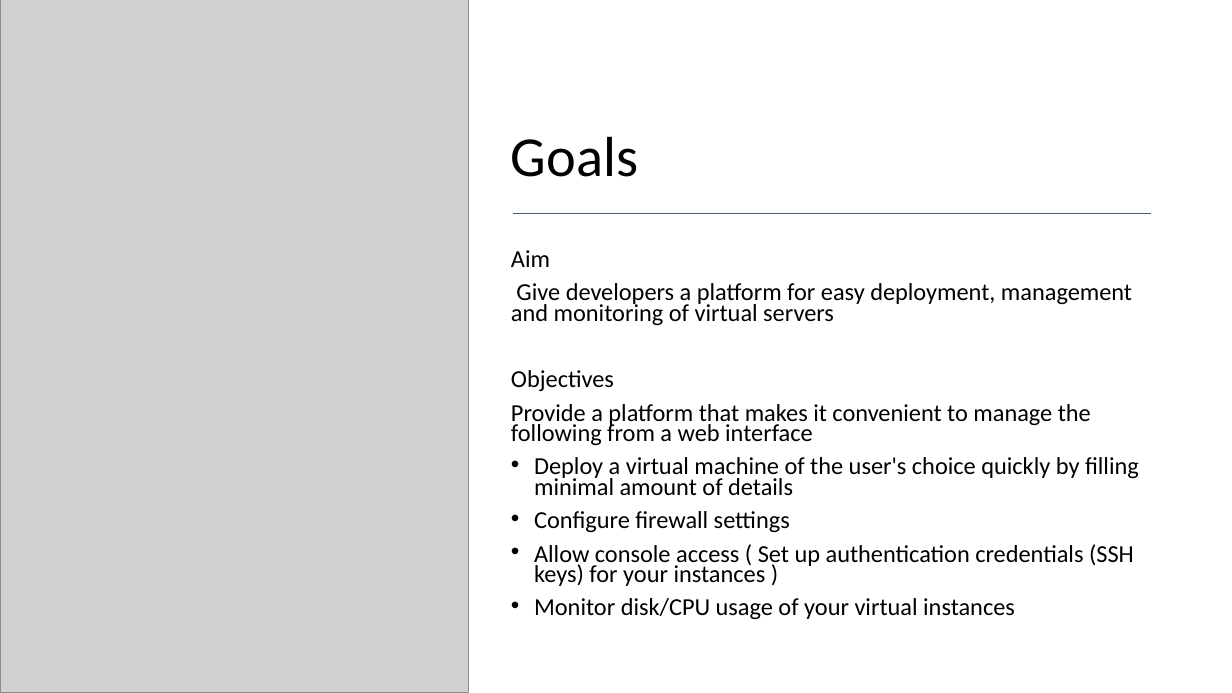
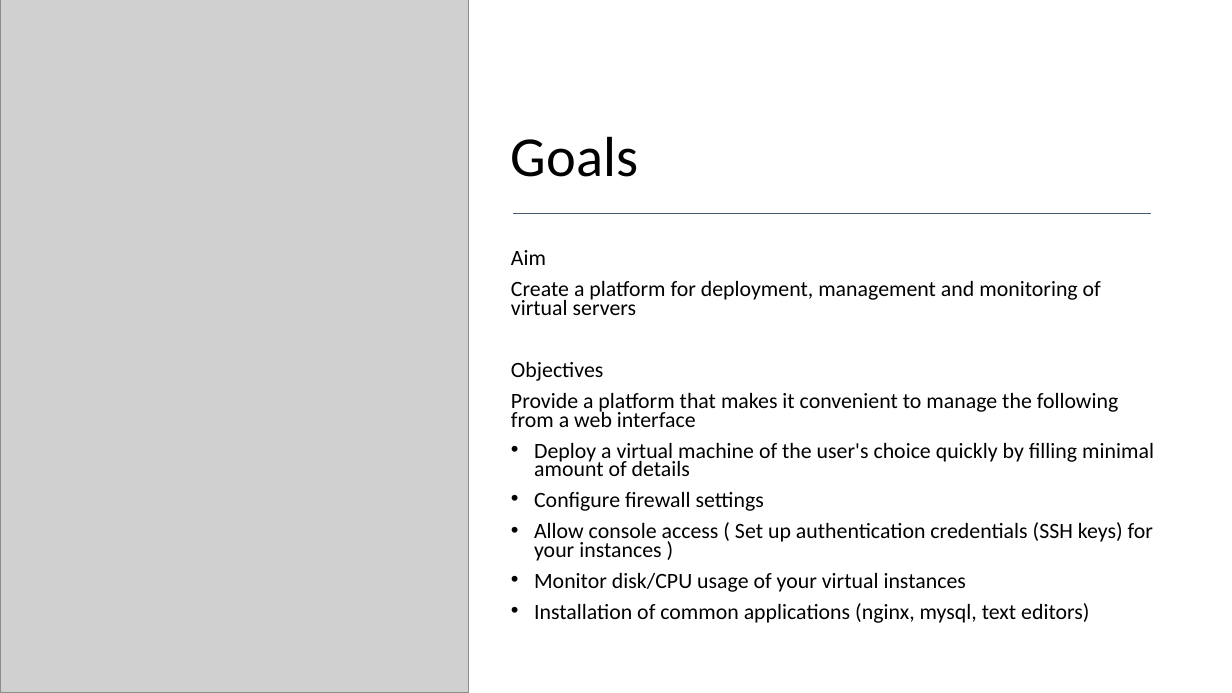
Before and after one commit to plamen-kolev/Software-Engineer-Dissertation, a slide deck: slide 2 of presentation.pptx. Drawn at 1232x693 pixels with LibreOffice and Linux fonts; fonts in the diff are those of the drawing; grey boxes stand for pictures. Boxes give left, top, right and bottom in pixels: in the first picture for what was removed or moved away, otherwise in the second. Text is boxed around its words. In the diff, an @@ line names an element or a change of style, - is before the commit and + after.

```diff
--- a/presentation.pptx
+++ b/presentation.pptx
@@ text at [511,250,1154,592]: size 19 to 17 pt in "Aim", "Objectives", "Provide a platform that makes it convenient ...", "Deploy a virtual machine of the user's ..." and 3 more places @@
@@ text at [511,281,1101,315]: text changed; size 19 to 17 pt @@
-Give developers a platform for easy deployment, management and monitoring of virtual servers
+Create a platform for deployment, management and monitoring of virtual servers
@@ text at [534,603,1089,623]: paragraph added @@
+• Installation of common applications (nginx, mysql, text editors)
```
Also in this commit, not shown: 1 other slide changed, 5 slides added, 1 slide removed, 4 other files.
